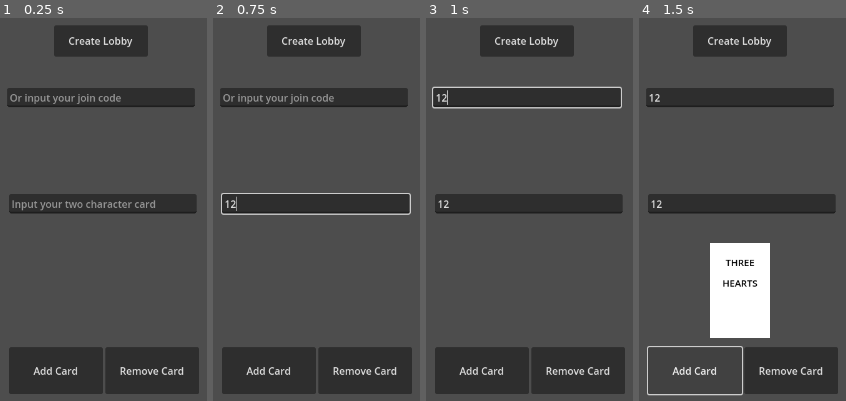
Above: before the commit, frames 1-4 (left to right).
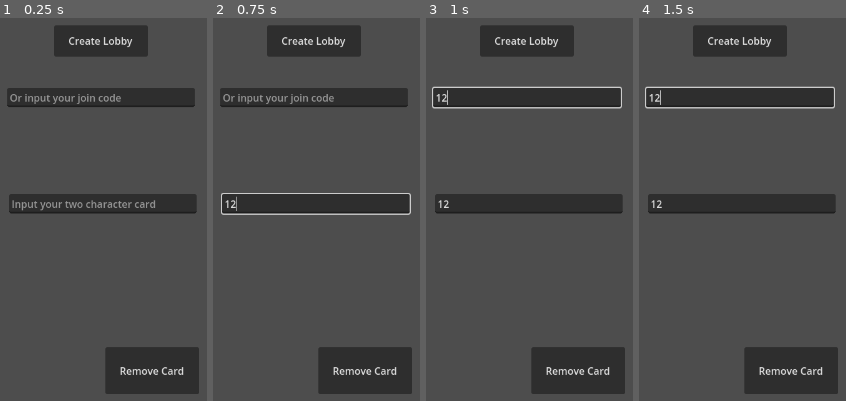
Above: after the commit, the same moments.

Repository: sanujs/cheat-game
Game: Godot game, scene res://main.tscn
The game is run twice, just before and just after one commit, with the same random seed, the same clock (stepped at 60 frames per second) and the same inputs.
Inputs (mouse positions are in pixels of both pictures, inside the frame that each line leads up to):
- Up to frame 1 (0.25 s): no input
- Up to frame 2 (0.75 s): click (316, 205) at 0.52 s; type "12" at 0.6 s
- Up to frame 3 (1 s): click (527, 98) at 0.75 s; type "12" at 0.83 s
- Up to frame 4 (1.5 s): click (694, 370) at 1.25 s, where only the run before the commit has a clickable "Add Card"

The runs differ from the first frame. In frame 1, 5.5% of the frame differs, in the area x 4-50%, y 85-99%; in frame 2, 5.5%; in frame 3, 5.5%; in frame 4, 8.8%, in the area x 2-95%, y 17-99%.

Commit message:
Moved websocket logic to a separate class

Diff:
--- a/client/cheat/main.gd
+++ b/client/cheat/main.gd
@@ -1,14 +1,16 @@
 extends Node
 
-@export var websocket_url = "ws://localhost:8001/"
 @export var card_scene: PackedScene
+@onready var client: WebSocketClient = $WebSocketClient
 @onready var hand = $Hand
 @onready var startGameBtn = $LobbyUI/StartGame
 @onready var newGameBtn = $LobbyUI/NewGame
 @onready var joinGameBtn = $LobbyUI/JoinGame
 
-var socket = WebSocketPeer.new()
 var connected = false
+var uuid = ""
+var join_key = ""
+var your_turn = false
 
 # Called when the node enters the scene tree for the first time.
 func _ready() -> void:
@@ -16,42 +18,13 @@
 
 # Called every frame. 'delta' is the elapsed time since the previous frame.
 func _process(delta: float) -> void:
-	socket.poll()
-	if connected:
-		var state = socket.get_ready_state()
-		if state == WebSocketPeer.STATE_OPEN:
-			while socket.get_available_packet_count():
-				var pkt := socket.get_packet()
-				if socket.was_string_packet():
-					var pkt_string = pkt.get_string_from_utf8()
-					var json_recv = JSON.parse_string(pkt_string)
-					print(json_recv)
-					match json_recv["type"]:
-						"start":
-							var data = {"type": "start"}
-							socket.send_text(JSON.stringify(data))
-						"hand":
-							for hand_str in json_recv["hand"]:
-								var new_card: Card = card_scene.instantiate()
-								hand.add_child(new_card)
-								new_card.set_values_from_string(hand_str)
-								new_card.visible = true
-		elif state == WebSocketPeer.STATE_CLOSING:
-			# Keep polling to achieve proper close.
-			pass
-		elif state == WebSocketPeer.STATE_CLOSED:
-			var code = socket.get_close_code()
-			var reason = socket.get_close_reason()
-			print("WebSocket closed with code: %d, reason %s. Clean: %s" % [code, reason, code != -1])
-			#set_process(false) # Stop processing.
-		else:
-			print(state)
+	pass
 
 
-func _on_add_card_pressed() -> void:
+func str_to_card(card_string: String) -> void:
 	var new_card: Card = card_scene.instantiate()
 	hand.add_child(new_card)
-	new_card.set_values(Card.Rank.THREE, Card.Suit.HEARTS)
+	new_card.set_values_from_string(card_string)
 	new_card.visible = true
 
 
@@ -61,50 +34,51 @@
 			hand.remove_child(card)
 
 
-func _on_line_edit_text_submitted(new_text: String) -> void:
-	var new_card: Card = card_scene.instantiate()
-	hand.add_child(new_card)
-	new_card.set_values_from_string(new_text)
-	new_card.visible = true
+func _on_new_game_pressed() -> void:
+	client.connect_to_server()
 
+	connected = true
+	newGameBtn.visible = false
+	joinGameBtn.visible = false
 
-func _on_new_game_pressed() -> void:
-	var err = socket.connect_to_url(websocket_url)
-	if err != OK:
-		print("Unable to connect")
-		set_process(false)
-	else:
-		# Wait for the socket to connect.
-		await get_tree().create_timer(1).timeout
-
-		connected = true
-		newGameBtn.visible = false
-		joinGameBtn.visible = false
-
-		# Send data.
-		var data = {"type": "init"}
-		socket.send_text(JSON.stringify(data))
-		startGameBtn.visible = true
+	# Send data.
+	var data = {"type": "init"}
+	var send_data = await client.send(data)
+	print(send_data)
+	startGameBtn.visible = true
 
 
 
 func _on_join_game_text_submitted(new_text: String) -> void:
-	var err = socket.connect_to_url(websocket_url)
-	if err != OK:
-		print("Unable to connect")
-		set_process(false)
-	else:
-		# Wait for the socket to connect.
-		await get_tree().create_timer(1).timeout
+	client.connect_to_server()
 
-		connected = true
-		newGameBtn.visible = false
-		joinGameBtn.visible = false
-		# Send data.
-		var data = {"type": "init", "join": new_text}
-		socket.send_text(JSON.stringify(data))
+	connected = true
+	newGameBtn.visible = false
+	joinGameBtn.visible = false
+
+	# Send data.
+	var data = {"type": "init", "join": new_text}
+	client.send(data)
 
 
 func _on_start_game_pressed() -> void:
 	var data = {"type": "start"}
-	socket.send_text(JSON.stringify(data))
+	client.send(data)
+
+
+func _on_web_socket_client_message_received(json_recv: Variant) -> void:
+	print(json_recv)
+	match json_recv["type"]:
+		"init":
+			uuid = json_recv["uuid"]
+			join_key = json_recv["join"]
+			print(uuid)
+		"start":
+			var data = {"type": "start"}
+			client.send(data)
+		"hand":
+			for card_str in json_recv["hand"]:
+				str_to_card(card_str)
+		"turn":
+			assert(json_recv["player"] == uuid)
+			your_turn = true
--- a/client/cheat/main.tscn
+++ b/client/cheat/main.tscn
@@ -1,11 +1,15 @@
-[gd_scene load_steps=3 format=3 uid="uid://ovopyiqkw5oi"]
+[gd_scene load_steps=4 format=3 uid="uid://ovopyiqkw5oi"]
 
 [ext_resource type="Script" path="res://main.gd" id="1_2vsyr"]
 [ext_resource type="PackedScene" uid="uid://bohd1wf2efcrh" path="res://scenes/card/card.tscn" id="1_o6y44"]
+[ext_resource type="Script" path="res://websocket_client.gd" id="3_hmncd"]
 
 [node name="Main" type="Node"]
 script = ExtResource("1_2vsyr")
 card_scene = ExtResource("1_o6y44")
+
+[node name="WebSocketClient" type="Node" parent="."]
+script = ExtResource("3_hmncd")
 
 [node name="Hand" type="HBoxContainer" parent="."]
 anchors_preset = 7
@@ -33,13 +37,6 @@
 layout_mode = 2
 rank = 4
 suit = 3
-
-[node name="AddCard" type="Button" parent="."]
-offset_left = 493.0
-offset_top = 634.0
-offset_right = 643.0
-offset_bottom = 709.0
-text = "Add Card"
 
 [node name="RemoveCard" type="Button" parent="."]
 offset_left = 647.0
@@ -99,7 +96,7 @@
 text = "Start Game
 "
 
-[connection signal="pressed" from="AddCard" to="." method="_on_add_card_pressed"]
+[connection signal="message_received" from="WebSocketClient" to="." method="_on_web_socket_client_message_received"]
 [connection signal="pressed" from="RemoveCard" to="." method="_on_remove_card_pressed"]
 [connection signal="text_submitted" from="LineEdit" to="." method="_on_line_edit_text_submitted"]
 [connection signal="pressed" from="LobbyUI/NewGame" to="." method="_on_new_game_pressed"]
--- /dev/null
+++ b/client/cheat/websocket_client.gd
@@ -0,0 +1,52 @@
+class_name WebSocketClient
+extends Node
+
+@export var websocket_url = "ws://localhost:8001/"
+
+var socket = WebSocketPeer.new()
+var connected = false
+signal message_received(message: Variant)
+
+# Called when the node enters the scene tree for the first time.
+func _ready() -> void:
+	pass # Replace with function body.
+
+
+# Called every frame. 'delta' is the elapsed time since the previous frame.
+func _process(delta: float) -> void:
+	socket.poll()
+	var state = socket.get_ready_state()
+	if state == WebSocketPeer.STATE_OPEN:
+		while socket.get_available_packet_count():
+			var pkt := socket.get_packet()
+			if socket.was_string_packet():
+				var pkt_string = pkt.get_string_from_utf8()
+				var json_recv: Variant = JSON.parse_string(pkt_string)
+				message_received.emit(json_recv)
+	elif state == WebSocketPeer.STATE_CLOSING:
+		# Keep polling to achieve proper close.
+		pass
+	elif state == WebSocketPeer.STATE_CLOSED:
+		pass
+		#var code = socket.get_close_code()
+		#var reason = socket.get_close_reason()
+		#print("WebSocket closed with code: %d, reason %s. Clean: %s" % [code, reason, code != -1])
+		#set_process(false) # Stop processing.
+	else:
+		print(state)
+
+func send(data: Variant) -> int:
+	while socket.get_ready_state() == WebSocketPeer.STATE_CONNECTING:
+		await get_tree().create_timer(2).timeout
+	return socket.send_text(JSON.stringify(data))
+
+func connect_to_server() -> void:
+	var err = socket.connect_to_url(websocket_url)
+	print(err)
+	if err != OK:
+		print("Unable to connect")
+		set_process(false)
+	else:
+		connected = true
+		# Wait for the socket to connect.
+		await get_tree().create_timer(5).timeout
Not shown, changed: .gitignore
Not shown, changed: server/game/game.py
Not shown, changed: server/server.py
